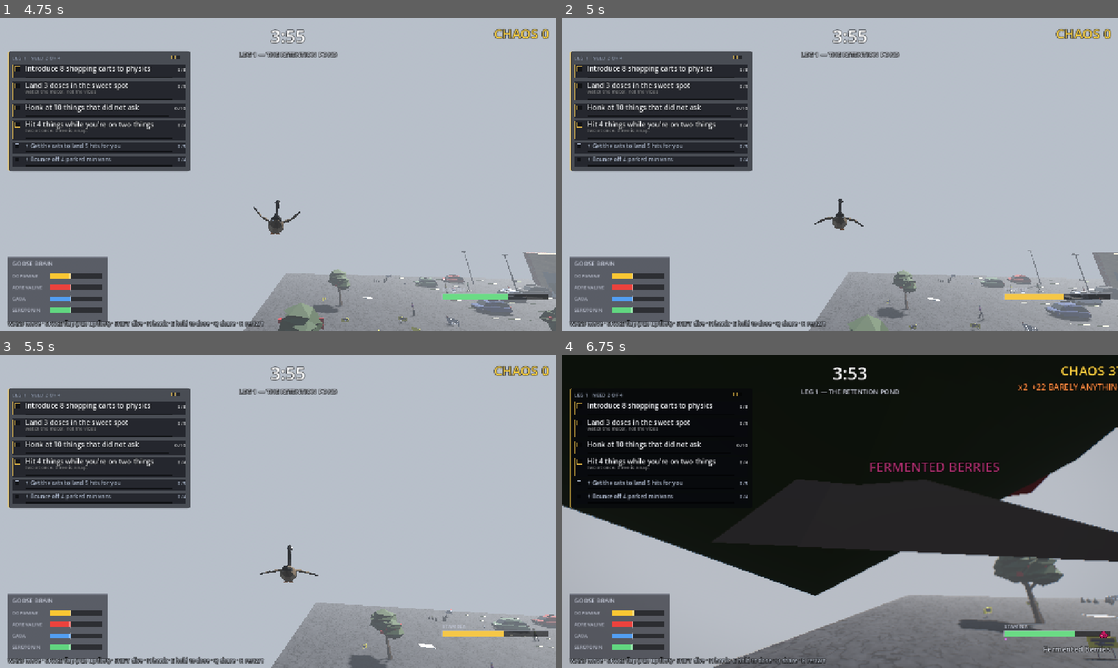
Above: before the commit, frames 1-4 (two rows, left to right).
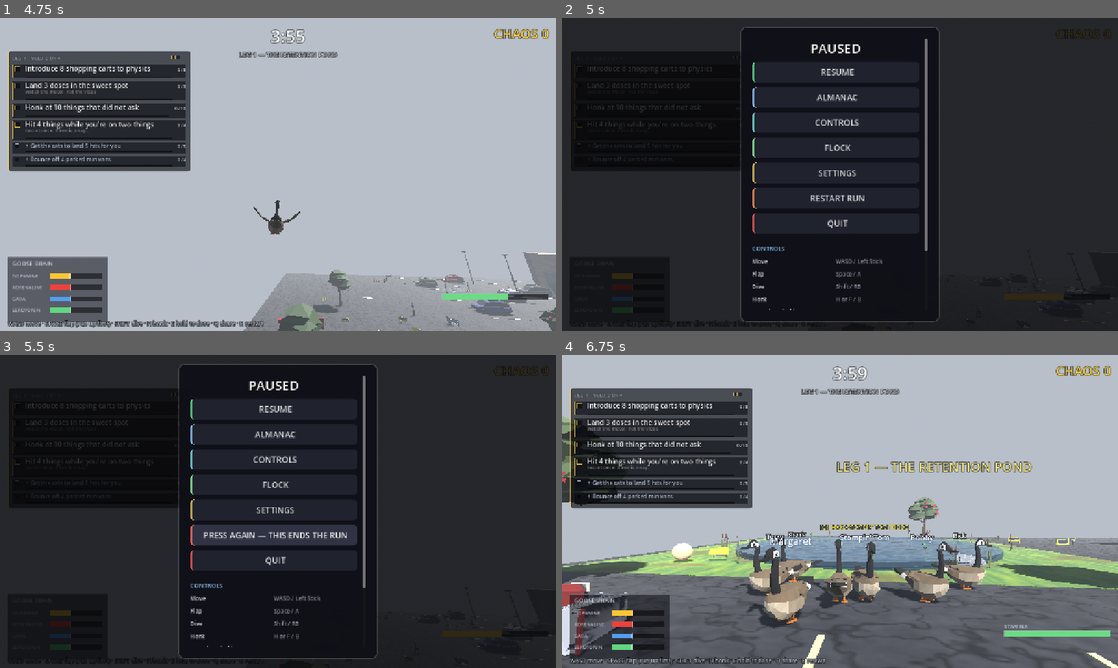
Above: after the commit, the same moments.

Repository: ariaz123git/geeked-geese
Game: Godot game, scene res://scenes/main.tscn
The game is run twice, just before and just after one commit, with the same random seed, the same clock (stepped at 60 frames per second) and the same inputs. Sound files missing from this copy of the repository are replaced by a short silence.
Inputs (mouse positions are in pixels of both pictures, inside the frame that each line leads up to):
- Up to frame 1 (4.75 s): click "HONK" at 0.5 s; tap Enter (gg_skip) at 1.25 s; move the mouse to (305, 174) at 1.27 s; hold Space (gg_flap) 1.28-2.03 s; hold W (gg_forward) from 1.28 s (still down); click (305, 174) at 1.42 s; move the mouse to (250, 174) at 2.02 s; tap J (gg_cam_left) at 2.1 s; tap Space (gg_flap) at 2.27, 2.3, 2.57, 3.05, 3.77, 3.8, 4.07, 4.52, 4.55 s; move the mouse to (289, 168) at 2.77 s; hold K (gg_cam_right) 2.78-3.53 s; move the mouse to (272, 180) at 3.52 s; tap G (gg_designate) at 3.6 s; click (272, 180) at 3.67 s; move the mouse to (316, 177) at 4.27 s; hold Shift (gg_dive) from 4.28 s (still down)
- Up to frame 2 (5 s): keep holding W (gg_forward); keep holding Shift (gg_dive); tap Space (gg_flap) at 4.82 s; tap Escape (ui_cancel) at 4.9 s
- Up to frame 3 (5.5 s): release W (gg_forward) at 5 s; release Shift (gg_dive) at 5 s; click (272, 536) at 5 s, where only the run after the commit has a clickable "RESTART RUN"
- Up to frame 4 (6.75 s): click (834, 536) at 5.75 s, where only the run after the commit has a clickable "PRESS AGAIN — THIS ENDS THE R…"; move the mouse to (795, 508) at 6.52 s; hold W (gg_forward) from 6.53 s (still down); tap E (gg_eat) at 6.6 s

Frame 1 is identical in both runs. In frame 2, 98% of the frame differs, in the area x 0-100%, y 0-100%; in frame 3, 98%; in frame 4, 83%.

Commit message:
Fix the pause menu, which could close itself but never open
Pressing Escape in play still opened no pause menu, and it had been that
way for the life of the project.

`process_mode` gates `_input()` exactly as it gates `_process()`.
pause_menu.gd was PROCESS_MODE_WHEN_PAUSED, so the node is inert
whenever the tree is RUNNING — and the only thing that pauses the tree
is `_open_menu()`, inside that same node. A menu that can only be
reached once it is already open.

Everything behind it went with it: settings, the Almanac, the control
card, the flock roster, restart. The README advertises all of them under
ESC.

TWELVE GATES WERE GREEN WHILE THIS WAS BROKEN, AND THE REASON
GENERALISES. Nothing in this project had ever sent an input event
through the viewport. Every harness either calls `Input.action_press()`
— which sets action STATE and never produces an InputEvent, so no
`_input()` anywhere fires — or calls a handler directly. main.gd's own
restart probe does the latter: `_unhandled_input(rev)` invoked on main,
proving the handler works and proving nothing about whether the event
would ever reach it. Same shape as D-047's eating verb: the method was
tested, the path was not.

`Input.parse_input_event()` is the difference, and it is what the new
check uses. The event goes into the real dispatch, so every node's
`_input()` runs in the real order under the real process_mode rules —
which is where the bug was.

THE BUG WAS ITS OWN CANARY. The check went in first and ran against the
unfixed code:

    [input] escape: open=false paused=false
    [input] FAIL — 2 of 35 controller checks

and after the one-line fix:

    [input] escape: open=true paused=true
    [input] escape again: open=false paused=false
    [input] PASS — 35 controller checks

Also checked rather than assumed: almanac.gd is WHEN_PAUSED too, and
that one is CORRECT — it is only ever opened from
pause_menu.almanac_requested, which fires while the tree is already
paused, so it is awake exactly when it needs to be. No other overlay
uses that mode.

The second press is asserted as well as the first. `_open_menu()` sets
get_tree().paused and `_close()` clears it; a menu that strands the tree
paused stops every zone, flight and timer with no way back. Same bug,
other shoe.

    VERIFY PASSED — twelve gates
    [input] PASS — 35 controller checks

docs/DECISIONS.md D-050.

Diff:
--- a/scripts/ui/pause_menu.gd
+++ b/scripts/ui/pause_menu.gd
@@ -58,7 +58,19 @@
 
 
 func _ready() -> void:
-	process_mode = Node.PROCESS_MODE_WHEN_PAUSED
+	# ALWAYS, NOT WHEN_PAUSED, AND THE DIFFERENCE IS THE WHOLE MENU.
+	#
+	# `process_mode` gates `_input()` exactly as it gates `_process()`. Under
+	# PROCESS_MODE_WHEN_PAUSED this node is inert whenever the tree is running
+	# — and the only thing that pauses the tree is `_open_menu()`, below. So
+	# the menu could close itself and could never open itself, and Escape did
+	# nothing for the life of the project. The human found it by pressing
+	# Escape; twelve gates were green at the time, because not one of them had
+	# ever sent an input event through the viewport.
+	#
+	# `tools/inputtest.gd::_pause_menu_test()` is the check, and it presses the
+	# key through `Input.parse_input_event()` rather than calling `open()`.
+	process_mode = Node.PROCESS_MODE_ALWAYS
 	layer = 30
 	_prefs = get_node_or_null("/root/Prefs")
 	_build_ui()
@@ -86,8 +98,10 @@
 	_open_menu()
 
 
-## PROCESS_MODE_WHEN_PAUSED, so this only ticks while the menu is up — which is
-## exactly the window the armed restart has to expire in.
+## Ticks every frame now that `process_mode` is ALWAYS, and the early return is
+## what keeps that free: `_restart_armed` is only ever set while the menu is up,
+## so this is a single float compare per frame the rest of the time. It used to
+## lean on WHEN_PAUSED for the same effect, which cost the game its pause menu.
 func _process(delta: float) -> void:
 	if _restart_armed <= 0.0:
 		return
--- a/tools/inputtest.gd
+++ b/tools/inputtest.gd
@@ -99,6 +99,8 @@
 		+ "no-op there — clampf eats it — so the player is paid for a keypress that did nothing.")
 			% shared.y)
 
+	await _pause_menu_test(tree, main)
+
 	if _fails.is_empty():
 		print("[input] PASS — %d controller checks" % _checks)
 		tree.quit(0)
@@ -109,6 +111,82 @@
 	tree.quit(1)
 
 
+
+
+## ═══════════════════════════════════════════════════════════════════════════
+## ESC, THROUGH THE VIEWPORT, LIKE A PLAYER
+## ═══════════════════════════════════════════════════════════════════════════
+##
+## **The human pressed Escape and reported "there is still no pause menu."**
+## Twelve gates were green at the time. NOTHING IN THIS PROJECT HAS EVER SENT
+## AN INPUT EVENT THROUGH THE VIEWPORT — every harness either calls
+## `Input.action_press()`, which sets action STATE and never produces an
+## `InputEvent`, so no `_input()` anywhere fires; or it calls a handler
+## directly. `main.gd`'s own restart probe does the latter — `_unhandled_input
+## (rev)`, invoked on main — which proves the handler works and proves nothing
+## about whether the event would ever reach it.
+##
+## `Input.parse_input_event()` is the whole difference. It pushes the event
+## into the real dispatch, so every node's `_input()` runs, in the real order,
+## under the real `process_mode` rules. That is where the bug lived.
+##
+## Three assertions, all of them things a player notices in one press: the
+## menu opens, the tree actually stops, and a second press gives the game
+## BACK. The last is not padding — `_open_menu()` sets `get_tree().paused` and
+## `_close()` clears it, so a menu that strands the tree paused is the other
+## half of this bug sitting one edit away.
+static func _pause_menu_test(tree: SceneTree, main: Node) -> void:
+	var menu: Node = main.get("pause_menu")
+	_ok(menu != null and menu.has_method("is_open"),
+		"main has no pause_menu with an is_open(), so Escape was never exercised at all")
+	if menu == null or not menu.has_method("is_open"):
+		return
+
+	_release_all()
+	var was_paused: bool = tree.paused
+	tree.paused = false
+	# Start from closed however we arrived here.
+	if bool(menu.call("is_open")):
+		await _escape(tree)
+	for _i in 2:
+		await tree.process_frame
+
+	await _escape(tree)
+	var opened: bool = bool(menu.call("is_open"))
+	var paused: bool = tree.paused
+	print("[input] escape: open=%s paused=%s" % [opened, paused])
+	_ok(opened,
+		("pressing Escape did not open the pause menu. It is built, it is on layer 30, "
+		+ "and its `_input()` handles ui_cancel — so the event is not reaching it. First "
+		+ "suspect is `process_mode`: PROCESS_MODE_WHEN_PAUSED gates `_input` as well as "
+		+ "`_process`, which makes a pause menu that can close itself and never open."))
+	_ok(paused,
+		"the pause menu reported open and the tree is still running. Escape did not pause the game.")
+
+	await _escape(tree)
+	var still_open: bool = bool(menu.call("is_open"))
+	print("[input] escape again: open=%s paused=%s" % [still_open, tree.paused])
+	_ok(not still_open, "a second Escape did not close the pause menu.")
+	_ok(not tree.paused,
+		("the pause menu closed and left the tree PAUSED. Every zone, every flight and "
+		+ "every timer is stopped, and the player has no way to start them again."))
+
+	tree.paused = was_paused
+
+
+## One Escape, through the viewport rather than at a handler.
+static func _escape(tree: SceneTree) -> void:
+	var down := InputEventAction.new()
+	down.action = "ui_cancel"
+	down.pressed = true
+	Input.parse_input_event(down)
+	await tree.process_frame
+	var up := InputEventAction.new()
+	up.action = "ui_cancel"
+	up.pressed = false
+	Input.parse_input_event(up)
+	for _i in 3:
+		await tree.process_frame
 
 ## ═══════════════════════════════════════════════════════════════════════════
 ## THE EATING VERB, THROUGH THE KEY THE PLAYER PRESSES
Not shown, changed: docs/DECISIONS.md
Not shown, changed: docs/HANDOFF.md
